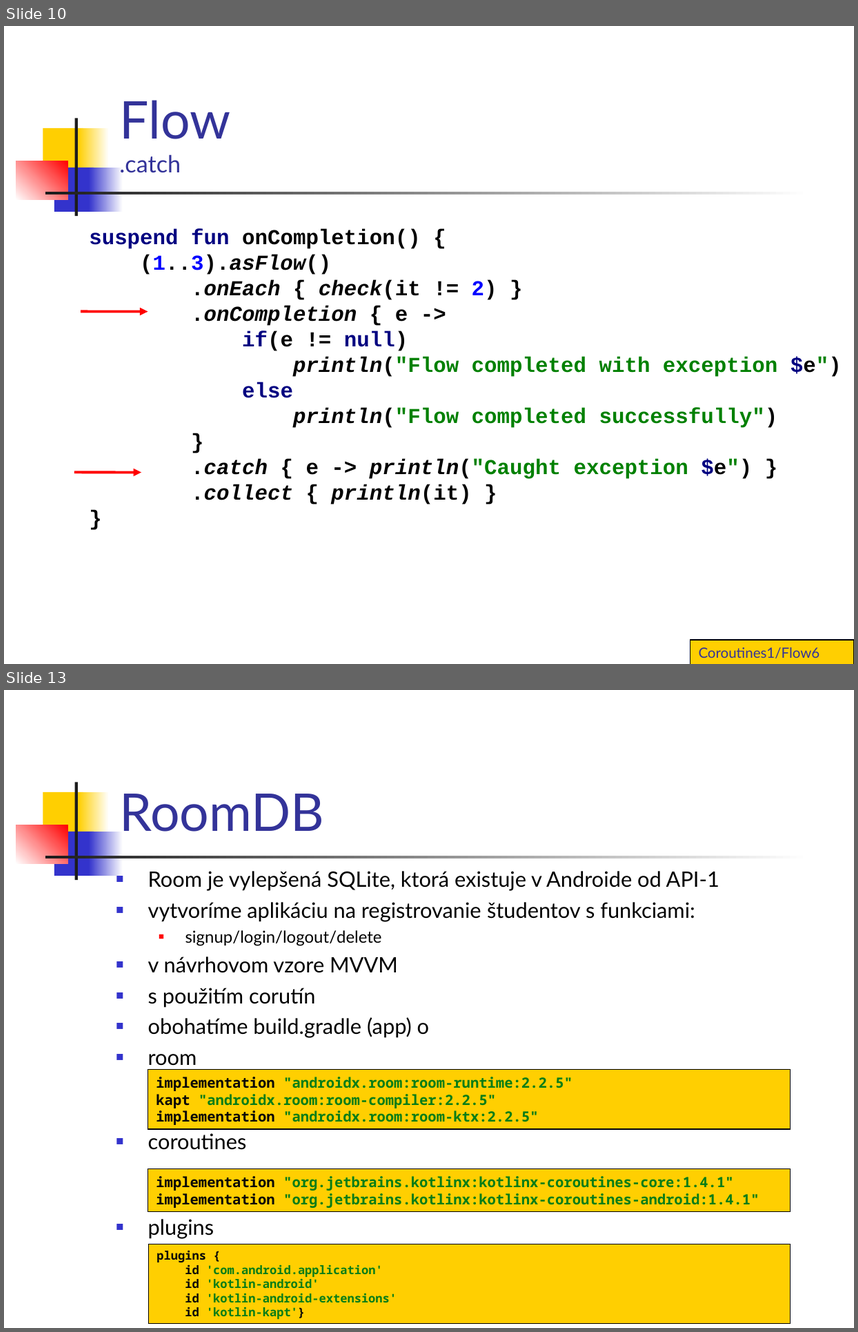
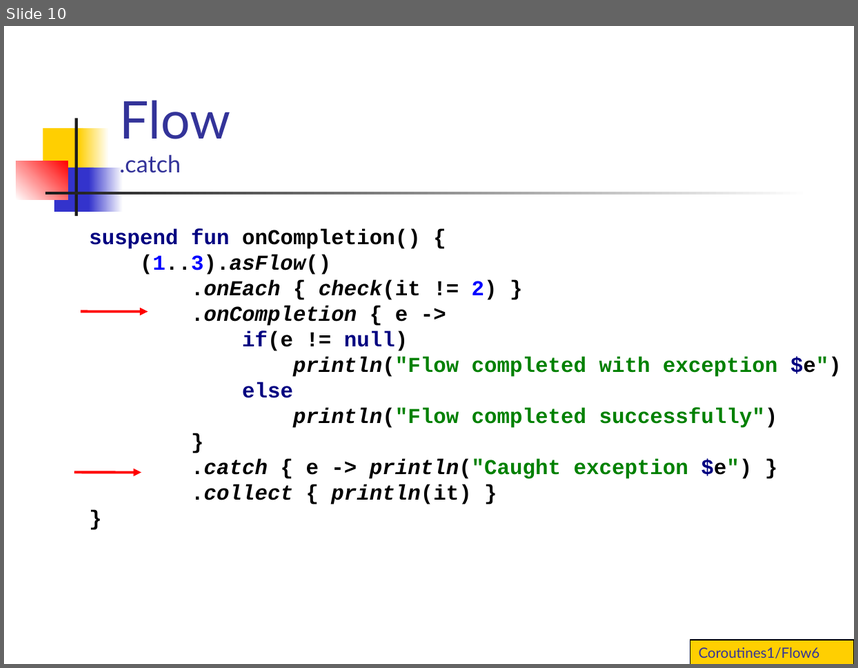
Before and after one commit to vmandro/Prednasky, a slide deck: 10/10B_Android.ppt. Shown one above the other, each under a label of ours: slides 10 and 13 before the commit, slide 10 after it; the slides between them are not shown. The pictures are 858x1332 and 858x668 pixels, drawn with LibreOffice and Linux fonts; fonts in the diff are those of the drawing. Boxes give left, top, right and bottom in pixels: in the first picture for what was removed or moved away, otherwise in the second. Text is boxed around its words. In the diff, an @@ line names an element or a change of style, - is before the commit and + after.

```diff
--- a/10/10B_Android.ppt
+++ b/10/10B_Android.ppt
@@ slide 13 removed at bbox=[4, 690, 854, 1328], background #FFFFFF; not listed: 7 template elements that a slide beside it also shows @@
@@ rectangle removed at bbox=[4, 694, 21, 728] @@
@@ title removed at bbox=[119, 793, 324, 831] @@
-RoomDB
@@ text removed at bbox=[148, 871, 720, 1239] @@
-■ Room je vylepšená SQLite, ktorá existuje v Androide od API-1
-■ vytvoríme aplikáciu na registrovanie študentov s funkciami:
-  ■ signup/login/logout/delete
-■ v návrhovom vzore MVVM
-■ s použitím corutín
-■ obohatíme build.gradle (app) o
-■ room
-■ coroutines
-■ plugins
@@ rectangle removed at bbox=[148, 1069, 791, 1129] @@
-implementation "androidx.room:room-runtime:2.2.5"
-kapt "androidx.room:room-compiler:2.2.5"
-implementation "androidx.room:room-ktx:2.2.5"
@@ rectangle removed at bbox=[148, 1169, 791, 1211] @@
-implementation "org.jetbrains.kotlinx:kotlinx-coroutines-core:1.4.1"
-implementation "org.jetbrains.kotlinx:kotlinx-coroutines-android:1.4.1"
@@ rectangle removed at bbox=[148, 1243, 791, 1323] @@
-plugins {
-id 'com.android.application'
-id 'kotlin-android'
-id 'kotlin-android-extensions'
-id 'kotlin-kapt'}
```
Also in this commit, not shown: 8 slides changed, 7 slides added, 2 other slides removed, 2 other files.
